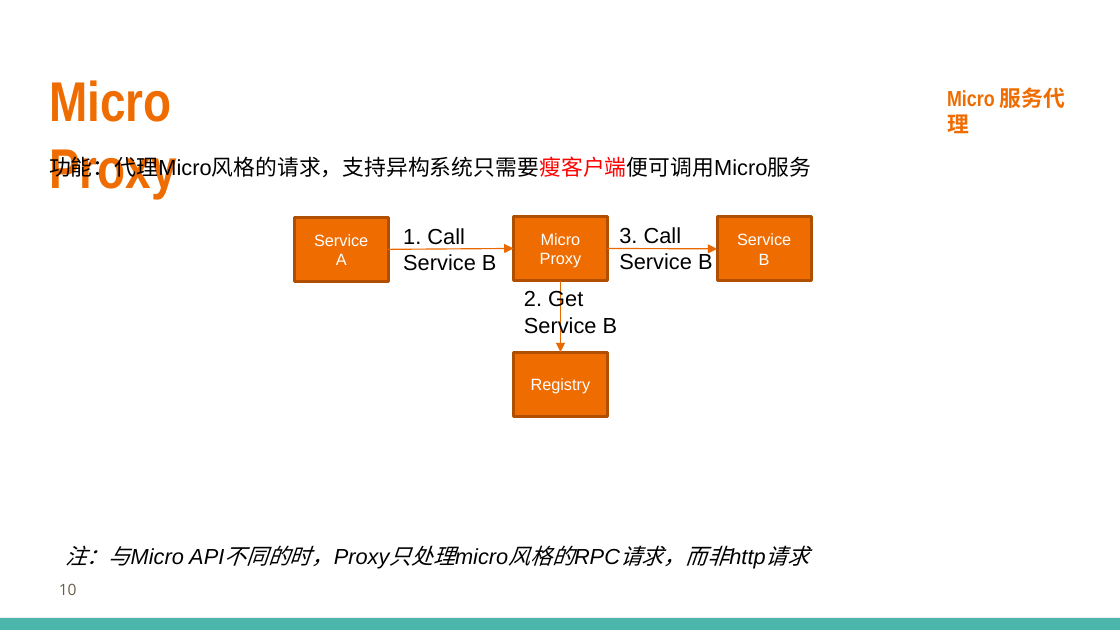
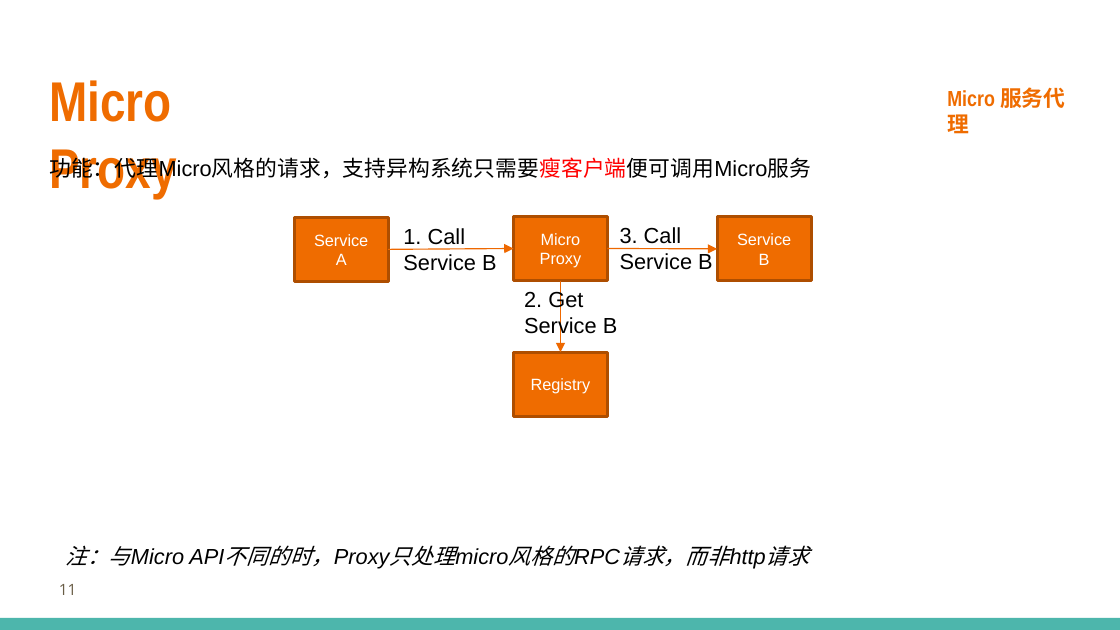
Before and after one commit to printfcoder/stack-rpc-tutorials, a slide deck: slide 11 of others/share/learning-go/【第一期】Go-Micro框架设计.pptx (slide 10 before the commit). Drawn at 1120x630 pixels with LibreOffice and Linux fonts; fonts in the diff are those of the drawing; background and template pictures are left out. Boxes give left, top, right and bottom in pixels: in the first picture for what was removed or moved away, otherwise in the second. Text is boxed around its words. In the diff, an @@ line names an element or a change of style, - is before the commit and + after.

```diff
--- a/others/share/learning-go/【第一期】Go-Micro框架设计.pptx
+++ b/others/share/learning-go/【第一期】Go-Micro框架设计.pptx
@@ arrow (389, 250) - (513, 249): stroke #EA6A00 0.75 pt to #EE6800 0.75 pt @@
@@ page number at (59, 584, 77, 595): text changed @@
-10
+11
```
Also in this commit, not shown: 23 other slides changed, 1 slide added, 1 slide removed, 1 other file.
